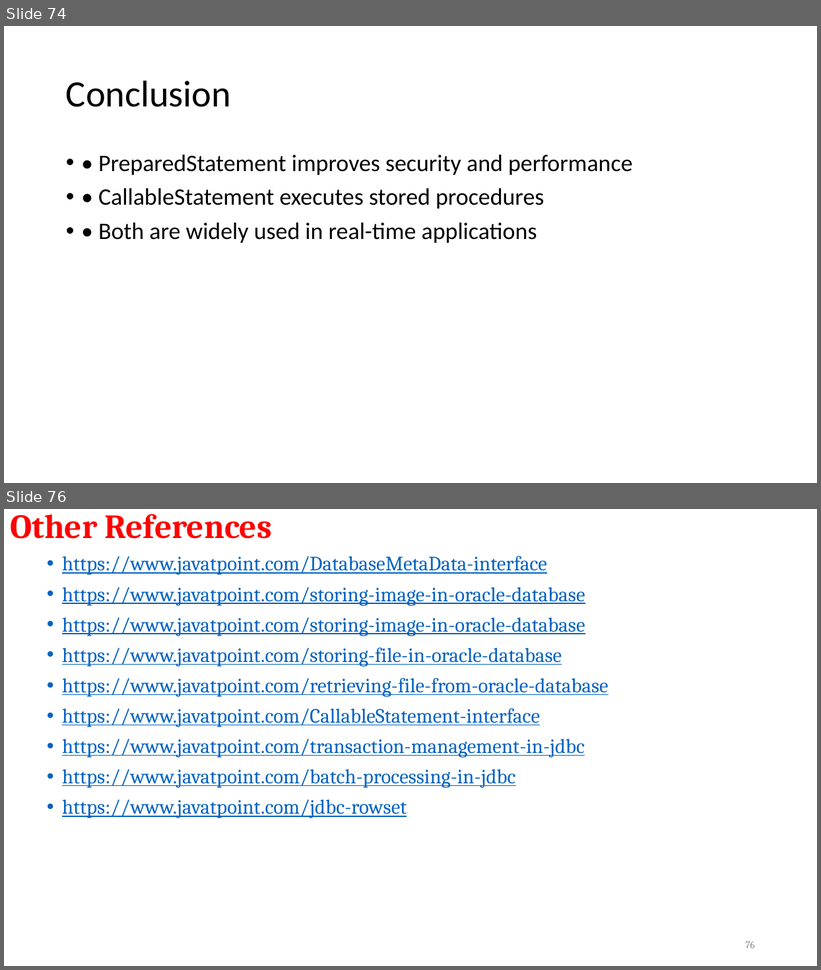
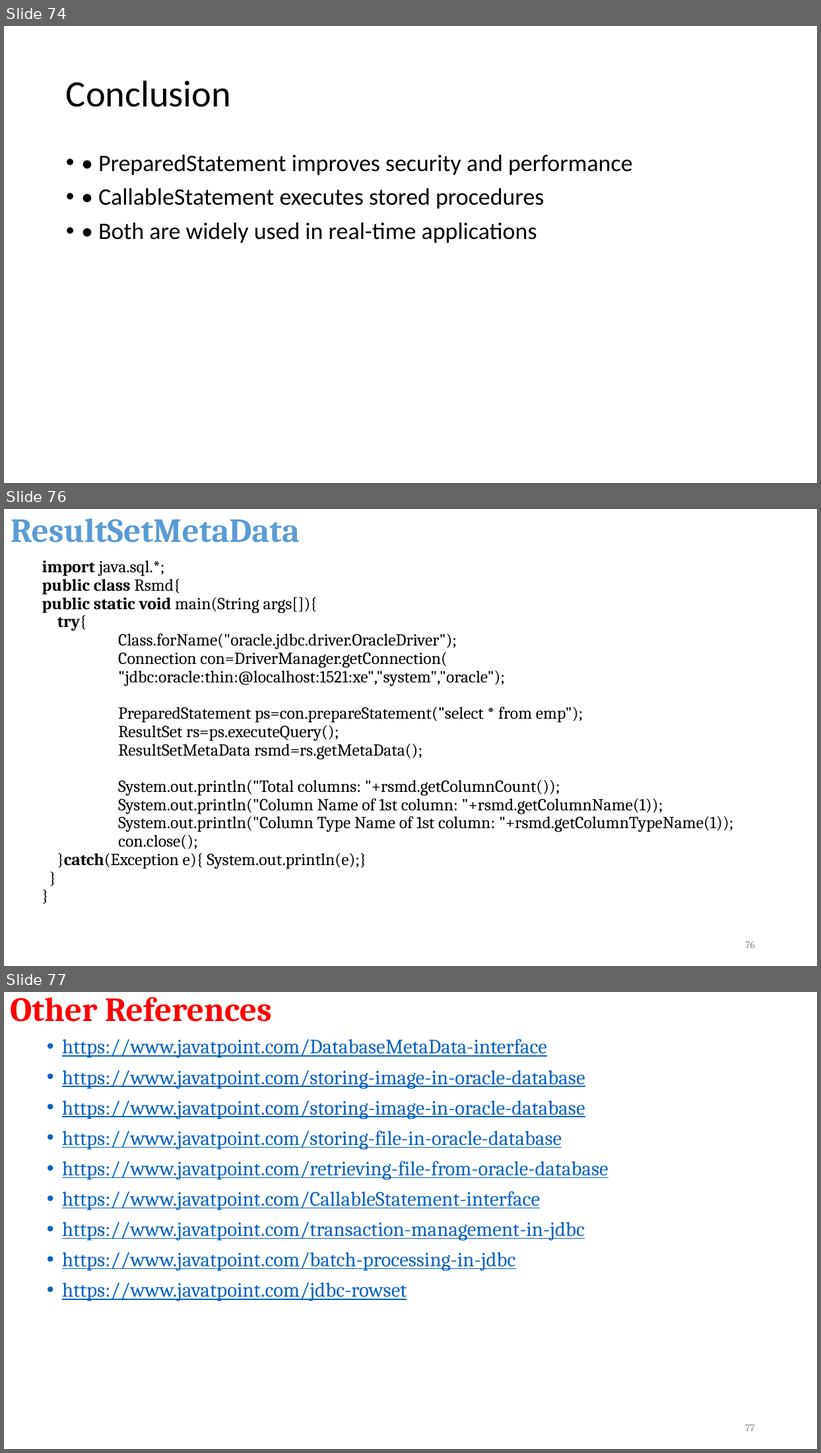
Before and after one commit to suniljeevan/Scalable-Application-Development-using-Java, a slide deck: COURSE MATERIALS/Module3_CSE2503.pptx. Shown one above the other, each under a label of ours: slides 74 and 76 before the commit, slides 74, 76 and 77 after it; the slides between them are not shown. The pictures are 821x970 and 821x1453 pixels, drawn with LibreOffice and Linux fonts; fonts in the diff are those of the drawing; background and template pictures are left out. Boxes give left, top, right and bottom in pixels: in the first picture for what was removed or moved away, otherwise in the second. Text is boxed around its words. In the diff, an @@ line names an element or a change of style, - is before the commit and + after.

```diff
--- a/COURSE MATERIALS/Module3_CSE2503.pptx
+++ b/COURSE MATERIALS/Module3_CSE2503.pptx
@@ slide 76 added at bbox=[4, 509, 817, 966], background #FFFFFF @@
@@ title added at bbox=[11, 518, 300, 543], 40 pt, text #5B9BD5, bold @@
+ResultSetMetaData
@@ text added at bbox=[42, 560, 734, 869], 20 pt, text #000000 @@
+import java.sql.*;
+public class Rsmd{
+public static void main(String args[]){
+try{
+Class.forName("oracle.jdbc.driver.OracleDriver");
+Connection con=DriverManager.getConnection(
+"jdbc:oracle:thin:@localhost:1521:xe","system","oracle");
+PreparedStatement ps=con.prepareStatement("select * from emp");
+ResultSet rs=ps.executeQuery();
+ResultSetMetaData rsmd=rs.getMetaData();
+System.out.println("Total columns: "+rsmd.getColumnCount());
+System.out.println("Column Name of 1st column: "+rsmd.getColumnName(1));
+System.out.println("Column Type Name of 1st column: "+rsmd.getColumnTypeName(1));
+con.close();
+}catch(Exception e){ System.out.println(e);}
+}
+}
@@ page number added at bbox=[746, 942, 755, 949], 12 pt, text #8C8C8C @@
+76
@@ what was slide 76 is now slide 77 @@
@@ page number at bbox=[746, 1425, 755, 1432]: text changed @@
-76
+77
```
Also in this commit, not shown: 4 slides changed, 3 other files.
